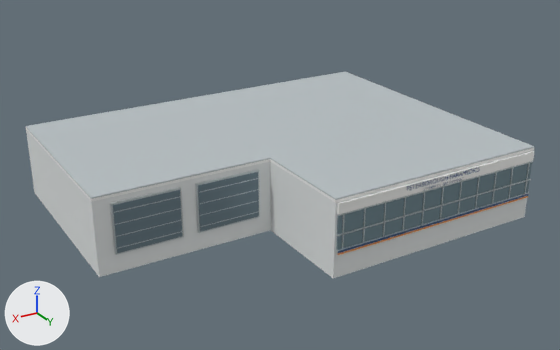
The glTF model city-explorer/assets/ems-clonsilla/ems-clonsilla.glb: old version first, new version second.
Before and after are seen from a 50 mm camera at (30.6, 31.9, 22.1) aimed at (5.4, -10.0, 1.1). The axes (+X, +Y, +Z) are drawn at lower left. The lights are the same throughout. The first picture is the older version. Where no turn or scale is listed for an object, it has been applied to the vertices. Vertices at exactly the same position are counted once.

Names of what the first picture shows: 'EMS_Clonsilla___flat_roof_membrane', 'EMS_Clonsilla___light_grey_storefront_shell', 'EMS_Clonsilla___reflective_storefront_glass', 'EMS_Clonsilla___silver_storefront_frames', 'EMS_Clonsilla___white_fascia_and_parapet', 'EMS_Clonsilla_estimated_bay_doors___blue_grey', 'EMS_EMS_identity___deep_blue' and 1 more.
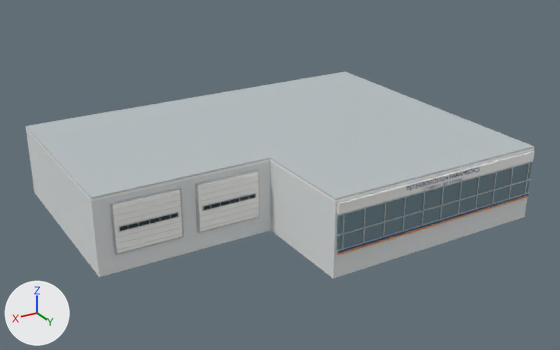
Commit message: Correct Clonsilla EMS doors from dated photo evidence

Changed parts and their boxes [x1, y1, x2, y2] in the pictures (560 x 350 px; the box of a moved part takes in the faces that stretch with it):
'EMS_Clonsilla_estimated_bay_doors___blue_grey', recoloured (greyish blue to white): [113, 172, 259, 253] in both
'EMS_Clonsilla___pale_sectional_door_seams', added: after [115, 175, 258, 250]
'EMS_Clonsilla___dark_horizontal_door_glazing', added: after [120, 194, 255, 231]
part 1 of me_cube_001, moved or reshaped (not visible afterwards): before [116, 220, 181, 237]

Patch to the scene script:
```diff
--- a/city-explorer/assets/ems-clonsilla/ems-clonsilla.glb.py
+++ b/city-explorer/assets/ems-clonsilla/ems-clonsilla.glb.py
@@ me_cube_001 @@
-me_cube_001.from_pydata(...)  # 1344 vertices, 2592 faces; spans x -0.4..25.7, y -7.3..0.0, z -1.8..1.5
+me_cube_001.from_pydata(...)  # 1568 vertices, 3024 faces; spans x -0.4..25.7, y -7.3..0.0, z -1.8..1.5
+# me_cube_001 part 1: the loose piece of 56 vertices spanning x 21.5..25.6, y -7.1..-7.0, z -0.6..-0.5 is scaled about its middle by (0.00719, 0.799, 6.17), then moved by (-4.6, 0.1, 0.4)
+# other edits to the shape of me_cube_001 do not show in these pictures
 me_cube_001.materials.append(mat_clonsilla___silver_storefront_frames)
@@ me_cube_019 @@
 me_cube_019.from_pydata(...)  # 112 vertices, 216 faces; spans x -2.06..7.36, y -0.02..0.02, z -1.54..1.54
-me_cube_019.materials.append(mat_clonsilla_estimated_bay_doors___blue_grey)  # greyish blue #6f848e
+me_cube_019.materials.append(mat_clonsilla___warm_white_sectional_door_panels)  # white #f9f9f6
@@ ob_ems_clonsilla___pale_sectional_door_seams @@
+ob_ems_clonsilla___pale_sectional_door_seams = bpy.data.objects.new('EMS_Clonsilla___pale_sectional_door_seams', me_cube_020)  # 96 vertices, 144 faces; spans x -2.02..7.32, y -0.02..0.02, z -0.02..2.62; in mat_clonsilla___pale_sectional_door_seams (white #eaeceb)
+ob_ems_clonsilla___pale_sectional_door_seams.location = (10.9, -6.92, 0.38)
@@ ob_ems_clonsilla___dark_horizontal_door_glazing @@
+ob_ems_clonsilla___dark_horizontal_door_glazing = bpy.data.objects.new('EMS_Clonsilla___dark_horizontal_door_glazing', me_cube_027)  # a box spanning x -1.79..1.79, y -0.01..0.01, z -0.12..0.12; a box spanning x 3.51..7.09, y -0.01..0.01, z -0.12..0.12; in mat_clonsilla___dark_horizontal_door_glazing (dark cyan #2c3c40)
+ob_ems_clonsilla___dark_horizontal_door_glazing.location = (10.9, -6.88, 1.68)
```
